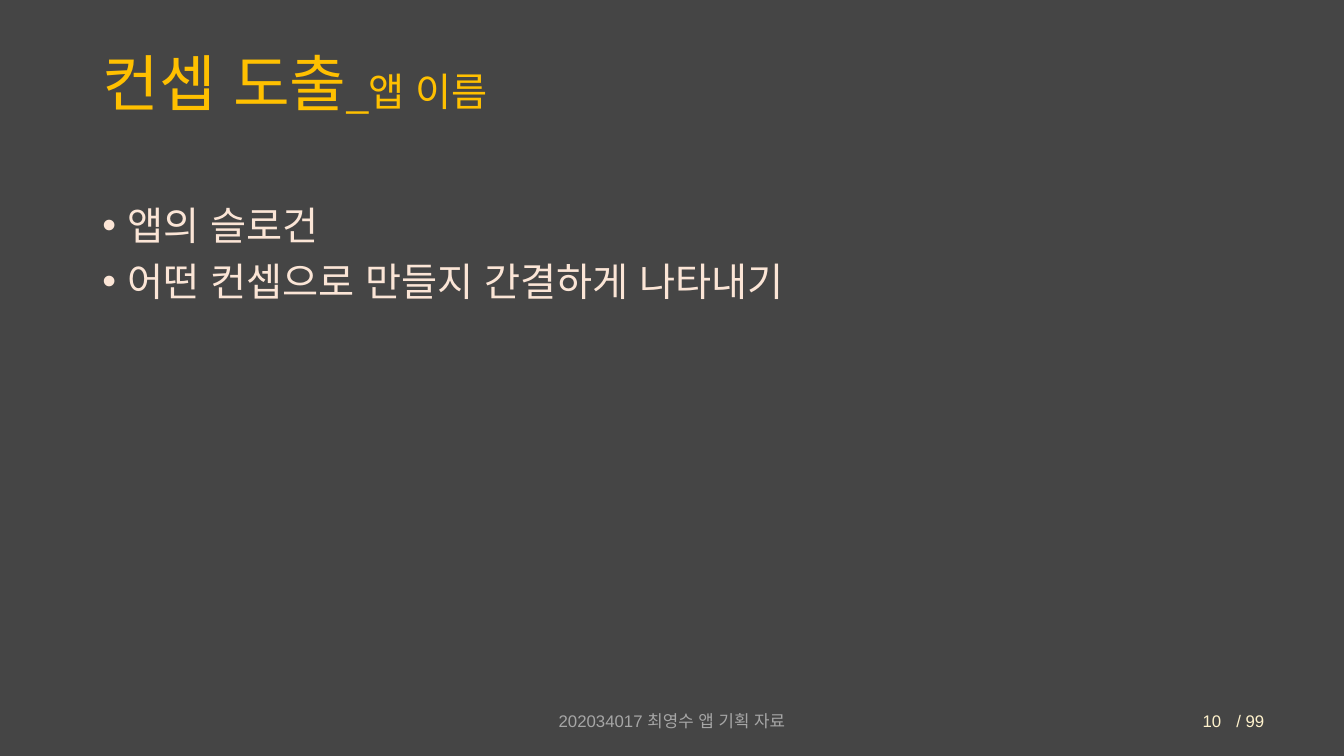
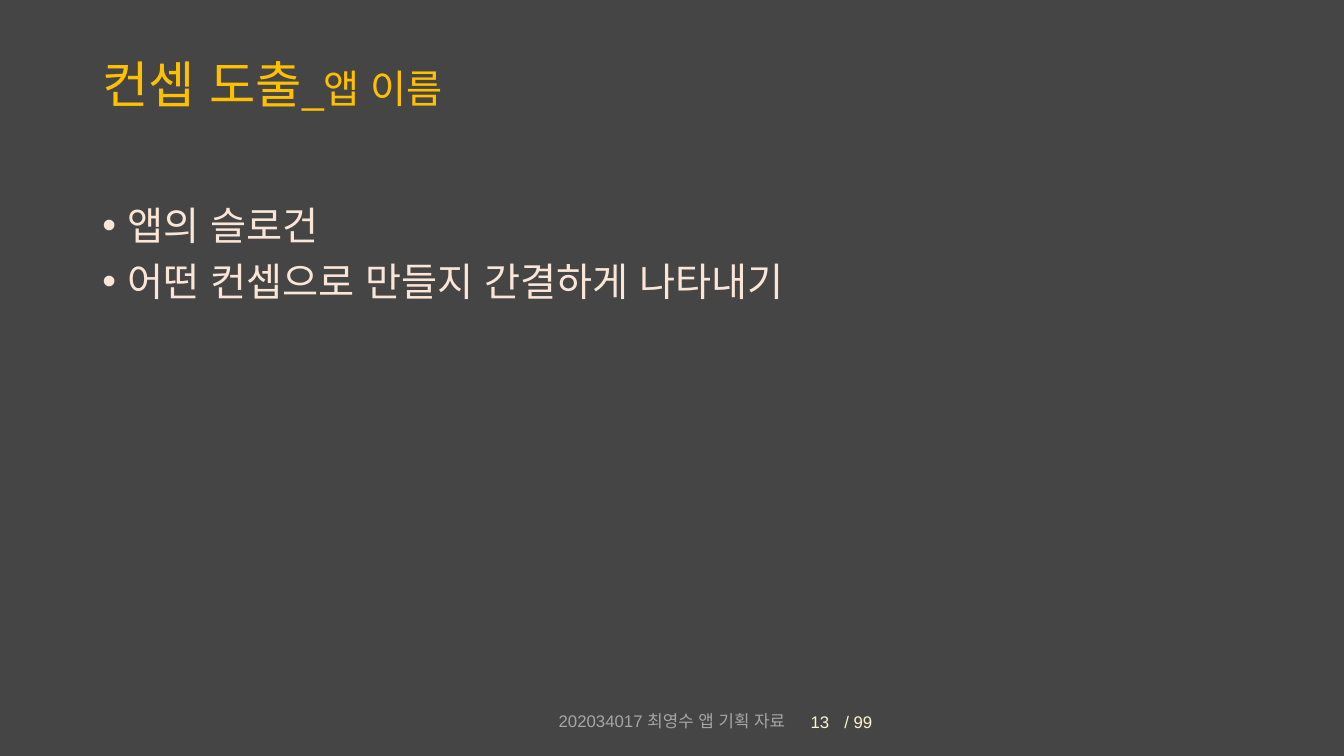
Before and after one commit to Chronos410/PartyCompetition, a slide deck: slide 13 of 대충 설계도.pptx (slide 10 before the commit). Drawn at 1344x756 pixels with LibreOffice and Linux fonts; fonts in the diff are those of the drawing. Boxes give left, top, right and bottom in pixels: in the first picture for what was removed or moved away, otherwise in the second. Text is boxed around its words. In the diff, an @@ line names an element or a change of style, - is before the commit and + after.

```diff
--- a/대충 설계도.pptx
+++ b/대충 설계도.pptx
@@ title "컨셉 도출_앱 이름" at <box>102,61,443,111</box>: size 44 to 36 pt in "컨셉 도출_앱" @@
@@ text "/ 99": place and size @@
-text "/ 99" at <box>1246,715,1265,727</box>
+text "/ 99" at <box>854,716,873,728</box>
@@ page number added at <box>811,716,830,728</box>, 12 pt, text #FFF2CC @@
+13
@@ page number removed at <box>1203,715,1222,727</box> @@
-10
```
Also in this commit, not shown: 17 other slides changed, 4 slides added, 3 other files.
